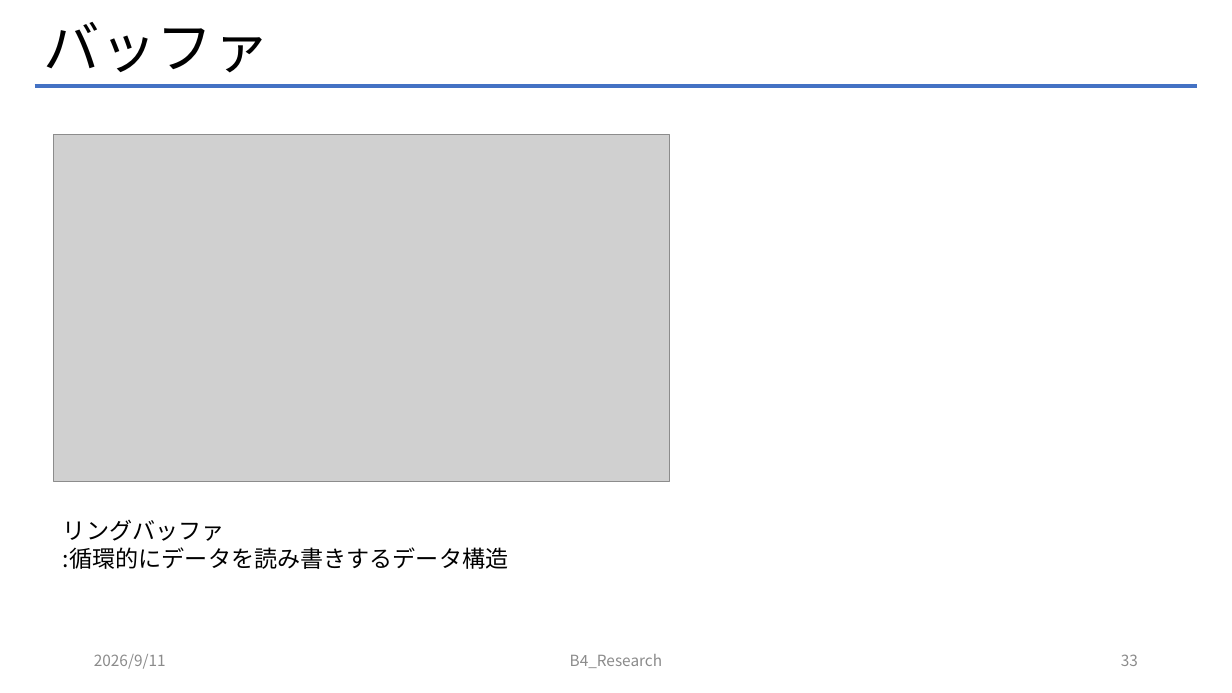
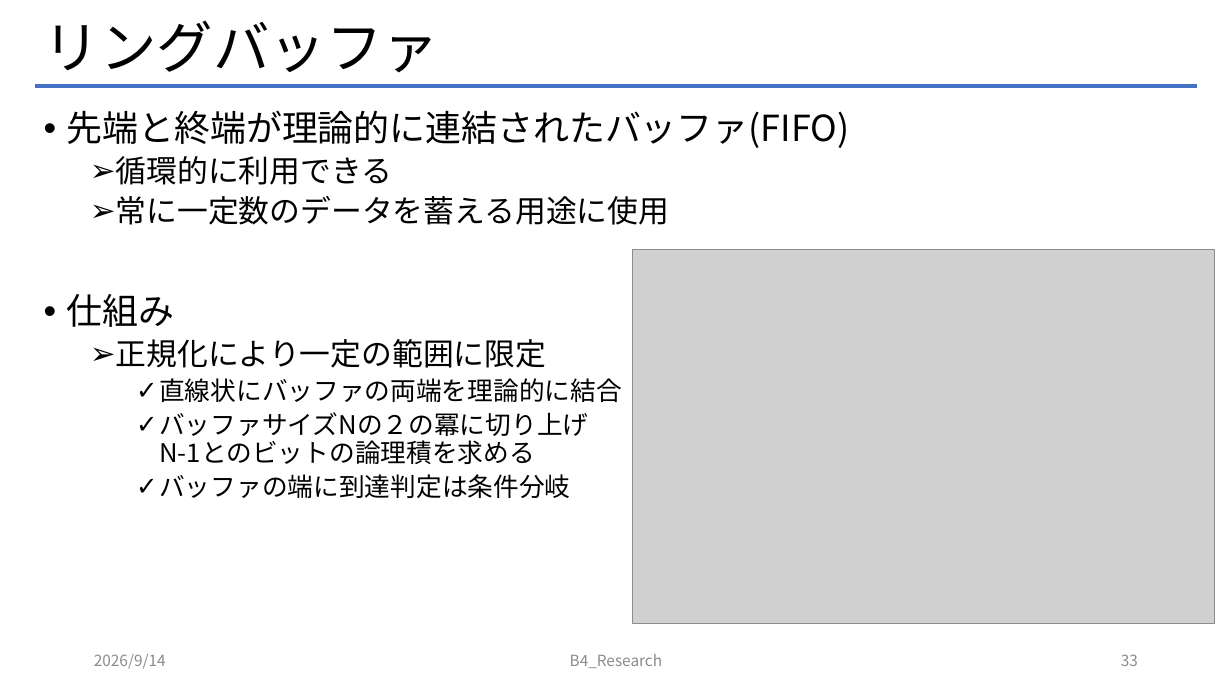
Before and after one commit to Mattya009/SuperScalar_DDP, a slide deck: slide 33 of DDP_SuperScalar.pptx. Drawn at 1232x693 pixels with LibreOffice and Linux fonts; fonts in the diff are those of the drawing; grey boxes stand for pictures. Boxes give left, top, right and bottom in pixels: in the first picture for what was removed or moved away, otherwise in the second. Text is boxed around its words. In the diff, an @@ line names an element or a change of style, - is before the commit and + after.

Commit message:
power_pointを編集 リングバッファについて記載

```diff
--- a/DDP_SuperScalar.pptx
+++ b/DDP_SuperScalar.pptx
@@ title at <box>44,20,439,73</box>: text changed @@
-バッファ
+リングバッファ
@@ text added at <box>67,110,849,498</box>, 20 pt, text #000000 @@
+• 先端と終端が理論的に連結されたバッファ(FIFO)
+  ➢ 循環的に利用できる
+  ➢ 常に一定数のデータを蓄える用途に使用
+• 仕組み
+  ➢ 正規化により一定の範囲に限定
+    ✓ 直線状にバッファの両端を理論的に結合
+    ✓ バッファサイズNの２の冪に切り上げ
+      N-1とのビットの論理積を求める
+    ✓ バッファの端に到達判定は条件分岐
@@ picture: place and size @@
-picture at <box>54,135,670,482</box>
+picture at <box>632,250,1214,624</box>
@@ text removed at <box>63,520,508,569</box> @@
-リングバッファ
-:循環的にデータを読み書きするデータ構造
@@ text at <box>94,654,166,669</box>: text changed @@
-2026/9/11
+2026/9/14
```
Also in this commit, not shown: 63 other slides changed, 1 other file.
